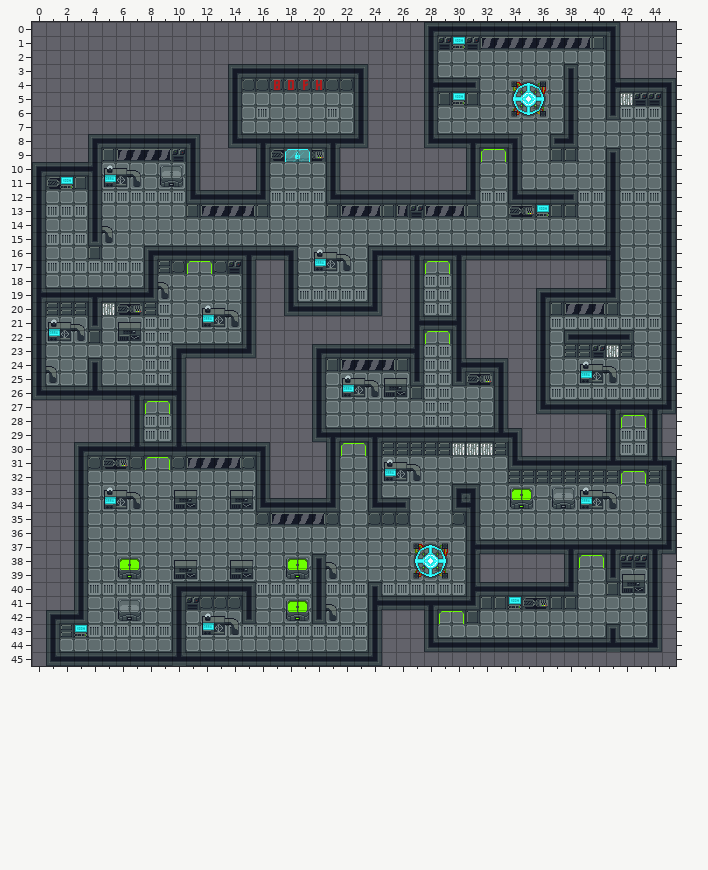
Tiled map, stored at core/assets/map.tmx. Above, as it was before the edit.
Cells are 16x16 px. Shown: x 0..45, y 0..45.
After:
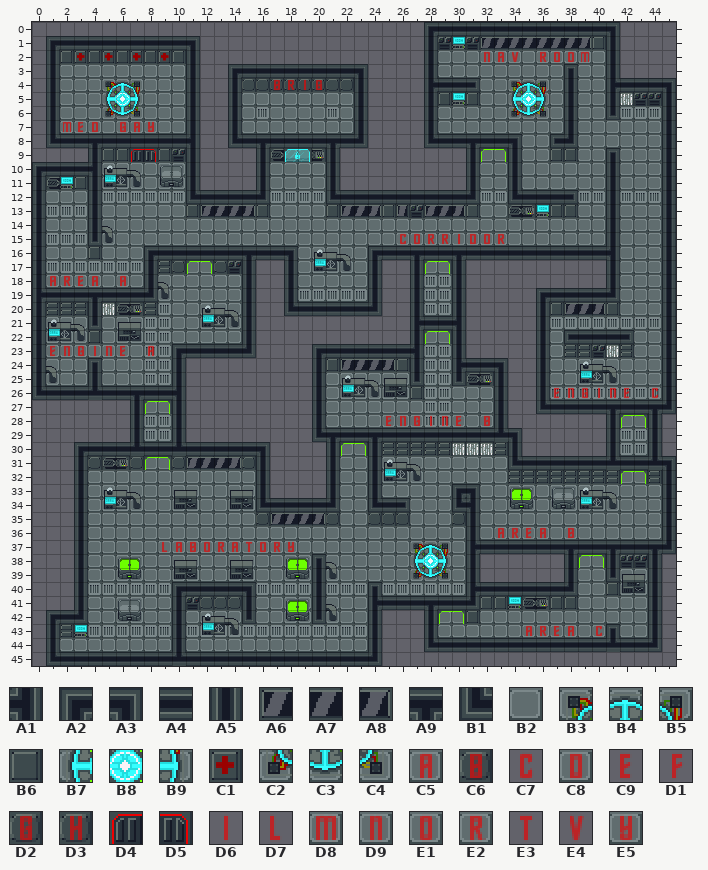
Key: from "tileset": A1 2, A2 3, A3 4, A4 5, A5 6, A6 9, A7 10, A8 11, A9 14, B1 15, B2 20, B3 21, B4 22, B5 23, B6 29, B7 33, B8 34, B9 35, C1 44, C2 45, C3 46, C4 47, C5 58, C6 59, C7 70, C8 71, C9 82, D1 83, D2 94, D3 95, D4 96, D5 97, D6 106, D7 117, D8 118, D9 119, E1 126, E2 129, E3 131, E4 139, E5 142.
__ is an empty cell, .. an unchanged one.
See-through tiles are keyed as they look on the map.
The exact change:
--- layer "background_layer"
@@ x 2..10 @@
- 3 __ __ __ __ __ __ __ __ __
- 4 __ __ __ __ __ __ __ __ __
- 5 __ __ __ __ __ __ __ __ __
- 6 __ __ __ __ __ __ __ __ __
- 7 __ __ __ __ __ __ __ __ __
+ 3 B2 B2 B2 B2 B2 B2 B2 B2 B2
+ 4 B2 B2 B2 B3 B4 B5 B2 B2 B2
+ 5 B2 B2 B2 B7 B8 B9 B2 B2 B2
+ 6 B2 B2 B2 C2 C3 C4 B2 B2 B2
+ 7 B2 B2 B2 B2 B2 B2 B2 B2 B2
--- layer "collision_layer"
@@ x 1..11 @@
- 1 __ __ __ __ __ __ __ __ __ __ __
- 2 __ __ __ __ __ __ __ __ __ __ __
- 3 __ .. .. .. .. .. .. .. .. .. __
- 4 __ .. .. .. .. .. .. .. .. .. __
- 5 __ .. .. .. .. .. .. .. .. .. __
- 6 __ .. .. .. .. .. .. .. .. .. __
- 7 __ .. .. .. .. .. .. .. .. .. __
- 8 __ __ __ A2 .. .. .. .. .. .. A3
- 9 .. .. .. .. .. A6 A7 A7 A8 .. ..
+ 1 A2 A4 A4 A4 A4 A4 A4 A4 A4 A4 A3
+ 2 A5 B6 C1 B6 C1 B6 C1 B6 C1 B6 A5
+ 3 A5 .. .. .. .. .. .. .. .. .. A5
+ 4 A5 .. .. .. .. .. .. .. .. .. A5
+ 5 A5 .. .. .. .. .. .. .. .. .. A5
+ 6 A5 .. .. .. .. .. .. .. .. .. A5
+ 7 A5 .. .. .. .. .. .. .. .. .. A5
+ 8 B1 A4 A4 A9 .. .. .. .. .. .. A1
+ 9 .. .. .. .. .. B6 D4 D5 B6 .. ..
--- layer "foreground_layer"
@@ x 32..39 @@
- 2 __ __ __ .. __ __ __ __
+ 2 D9 C5 E4 .. E2 E1 E1 D8
@@ x 18..20 @@
- 4 C8 D1 D3
+ 4 E2 D6 D2
@@ x 2..8 @@
- 7 __ __ __ .. __ __ __
+ 7 D8 C9 C8 .. D2 C5 E5
@@ x 26..33 @@
-15 __ __ __ __ __ __ __ __
+15 C7 E1 E2 E2 D6 C8 E1 E2
@@ x 1..6 @@
-18 __ __ __ __ .. __
+18 C5 E2 C9 C5 .. C5
@@ x 1..8 @@
-23 __ __ __ __ __ __ .. __
+23 C9 D9 D2 D6 D9 C9 .. C5
@@ x 37..44 @@
-26 __ __ __ __ __ __ .. __
+26 C9 D9 D2 D6 D9 C9 .. C7
@@ x 25..32 @@
-28 __ __ __ __ __ __ .. __
+28 C9 D9 D2 D6 D9 C9 .. C6
@@ x 9..38 @@
-36 .. .. .. .. .. .. .. .. .. .. .. .. .. .. .. .. .. .. .. .. .. .. .. .. __ __ __ __ .. __
-37 __ __ __ __ __ __ __ __ __ __ .. .. .. .. .. .. .. .. .. .. .. .. .. .. .. .. .. .. .. ..
+36 .. .. .. .. .. .. .. .. .. .. .. .. .. .. .. .. .. .. .. .. .. .. .. .. C5 E2 C9 C5 .. C6
+37 D7 C5 C6 E1 E2 C5 E3 E1 E2 E5 .. .. .. .. .. .. .. .. .. .. .. .. .. .. .. .. .. .. .. ..
@@ x 35..40 @@
-43 __ __ __ __ .. __
+43 C5 E2 C9 C5 .. C7
